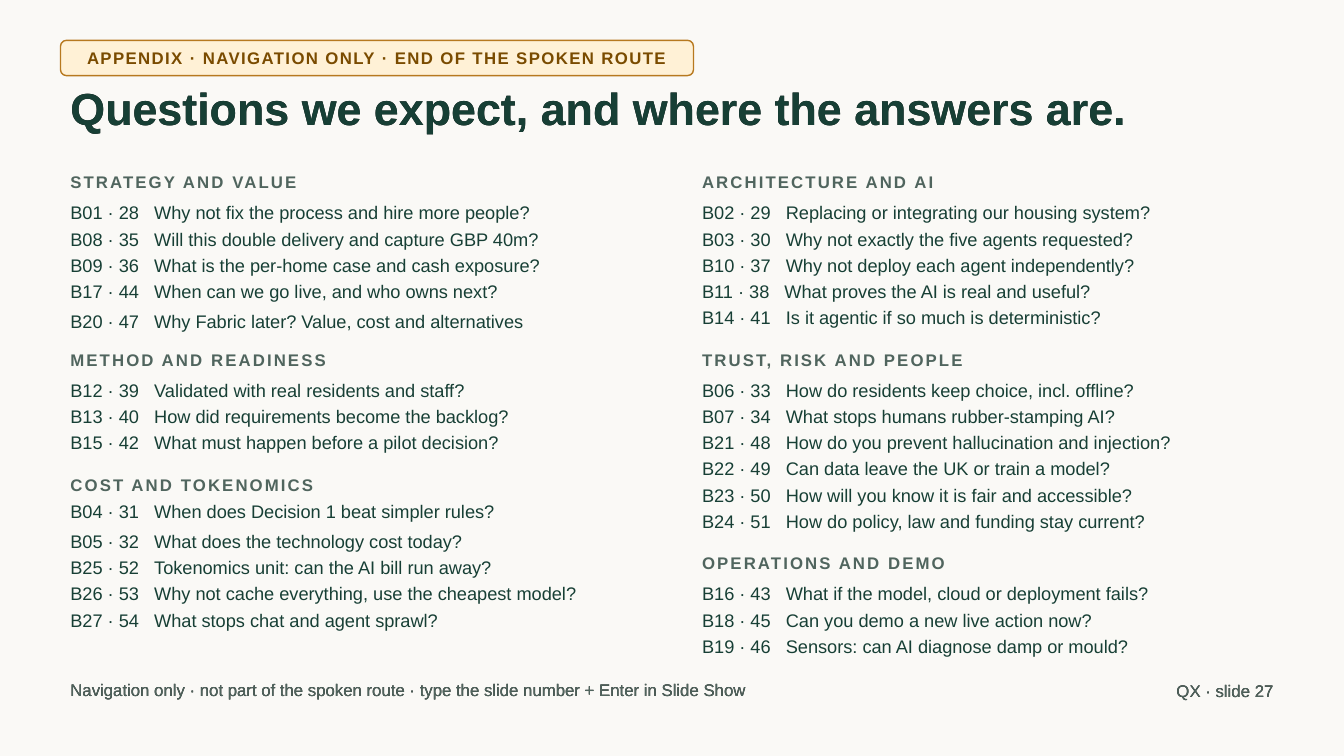
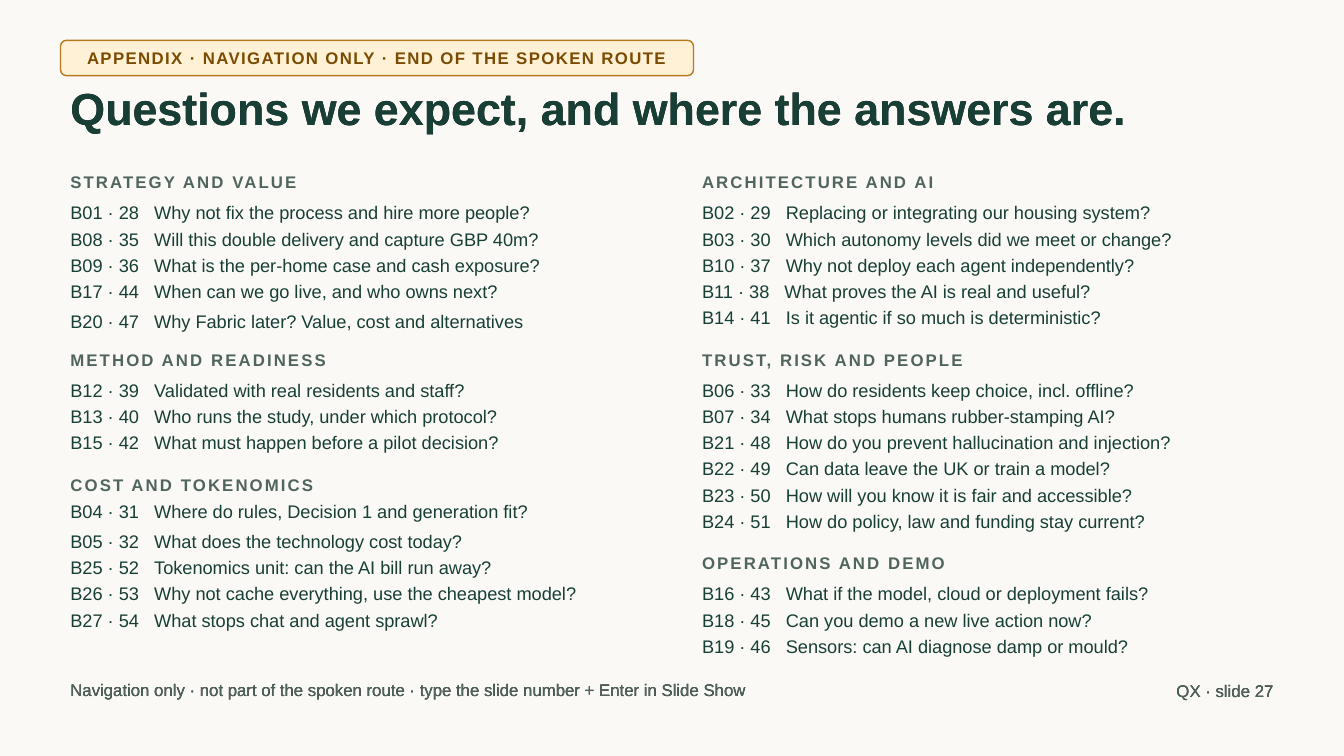
Before and after one commit to jmservera/ama, a slide deck: slide 27 of docs/capstone/deck/zava-forward-cowork-v2-draft.pptx. Drawn at 1344x756 pixels with LibreOffice and Linux fonts; fonts in the diff are those of the drawing. Boxes give left, top, right and bottom in pixels: in the first picture for what was removed or moved away, otherwise in the second. Text is boxed around its words. In the diff, an @@ line names an element or a change of style, - is before the commit and + after.

```diff
--- a/docs/capstone/deck/zava-forward-cowork-v2-draft.pptx
+++ b/docs/capstone/deck/zava-forward-cowork-v2-draft.pptx
@@ text in rectangle at (702,232,1172,250): text changed @@
-B03 · 30 Why not exactly the five agents requested?
+B03 · 30 Which autonomy levels did we meet or change?
@@ text in rectangle at (70,409,497,427): text changed @@
-B13 · 40 How did requirements become the backlog?
+B13 · 40 Who runs the study, under which protocol?
@@ text in rectangle at (70,504,527,522): text changed @@
-B04 · 31 When does Decision 1 beat simpler rules?
+B04 · 31 Where do rules, Decision 1 and generation fit?
```
Also in this commit, not shown: 10 other slides changed, 2 slides added, 2 slides removed, 30 other files.
